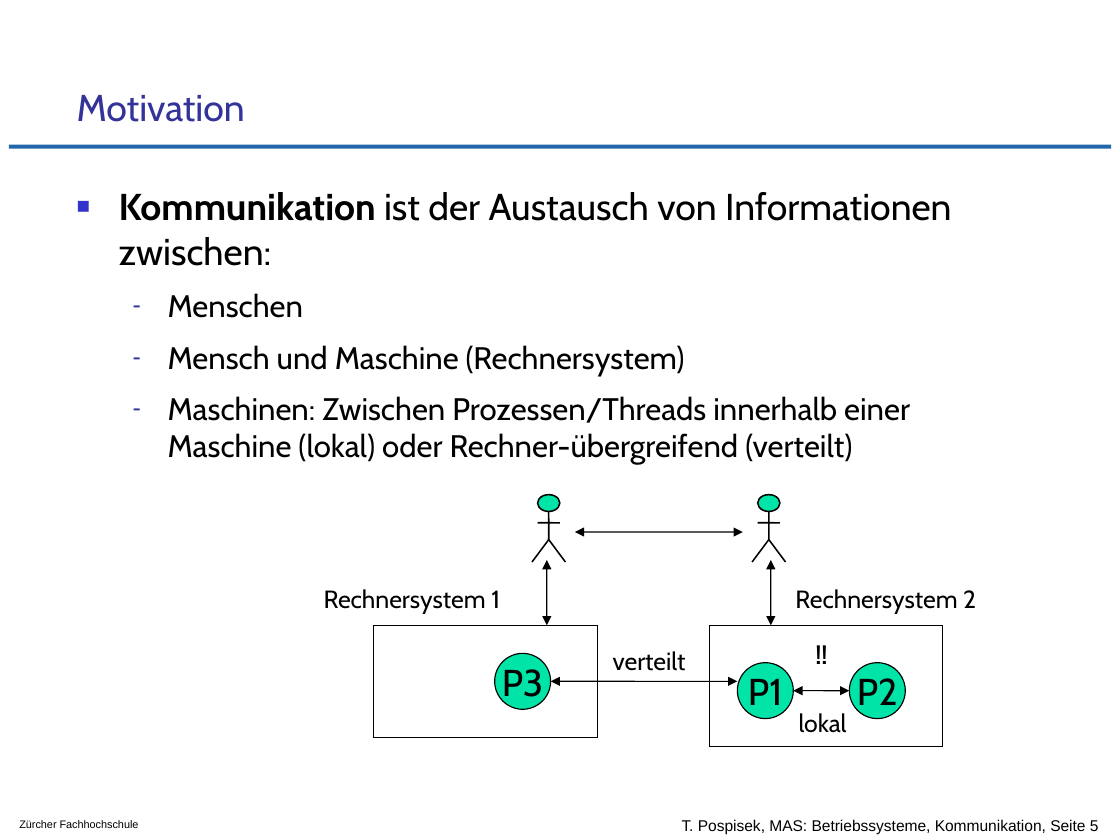
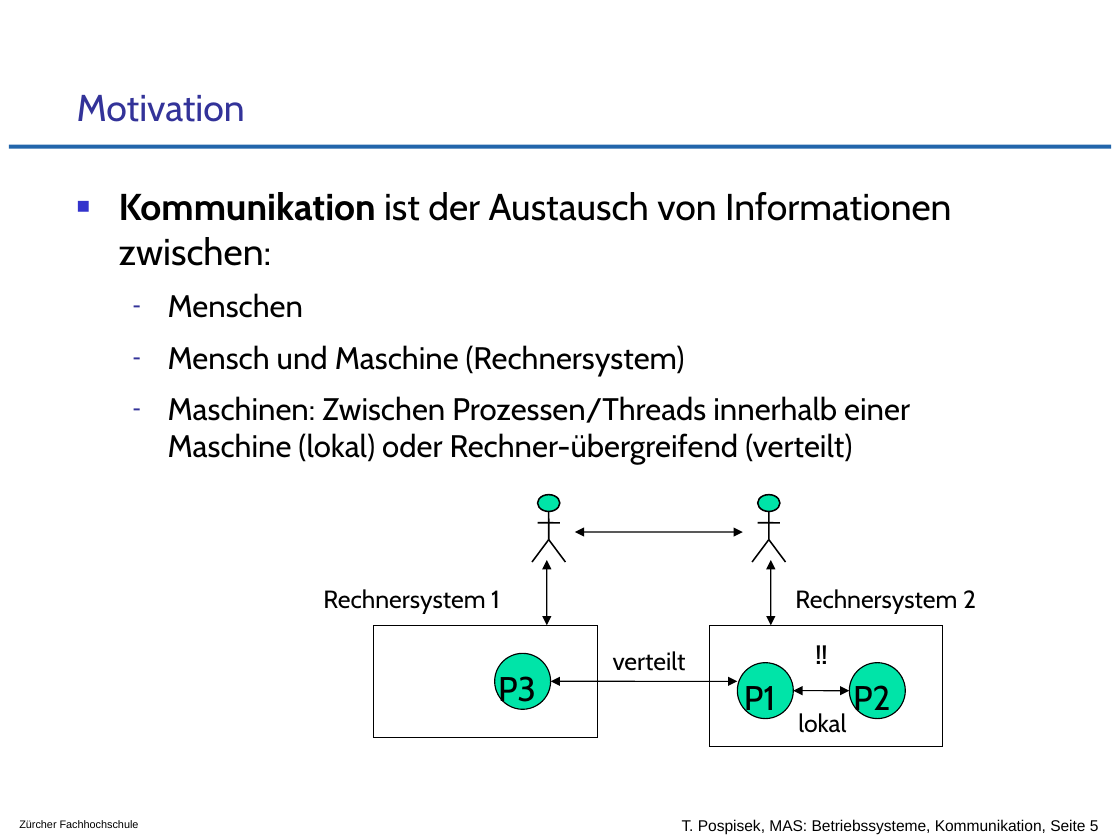
Before and after one commit to tpo/betriebssysteme, a slide deck: slide 5 of 09_Kommunikation_von_Prozessen_und_Threads.odp. Drawn at 1120x840 pixels with LibreOffice and Linux fonts; fonts in the diff are those of the drawing; background and template pictures are left out. Boxes give left, top, right and bottom in pixels: in the first picture for what was removed or moved away, otherwise in the second. Text is boxed around its words. In the diff, an @@ line names an element or a change of style, - is before the commit and + after.

```diff
--- a/09_Kommunikation_von_Prozessen_und_Threads.odp
+++ b/09_Kommunikation_von_Prozessen_und_Threads.odp
@@ size 24 to 22 pt; vertical alignment middle to top in 3 elements at <box>737,663,793,719</box>, <box>849,663,905,719</box>, <box>495,653,551,709</box> @@
```
Also in this commit, not shown: 5 other slides changed.
